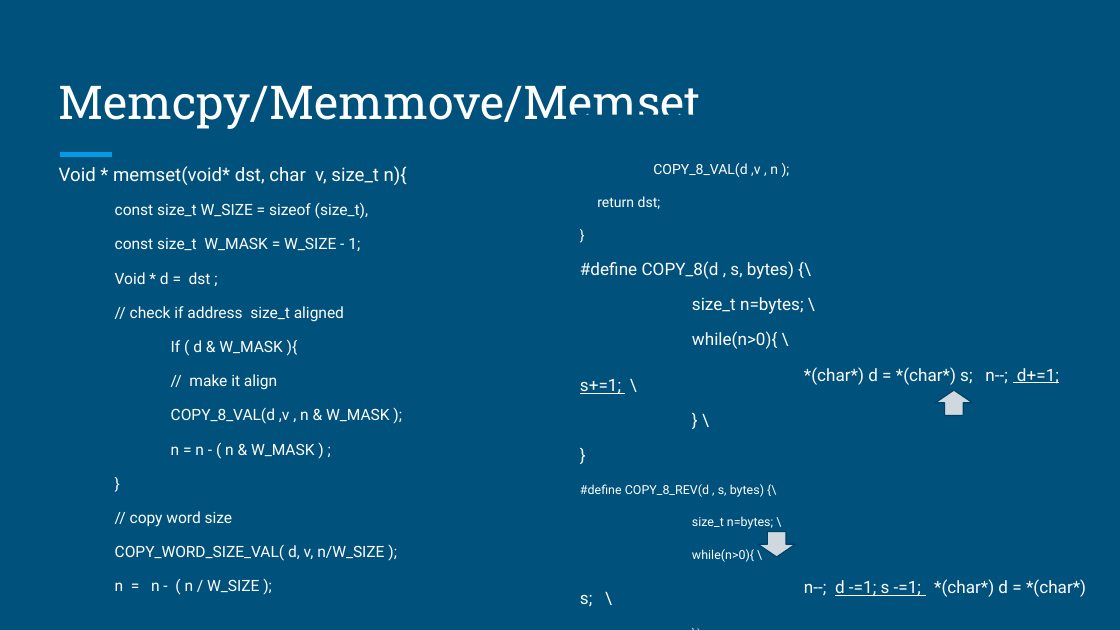
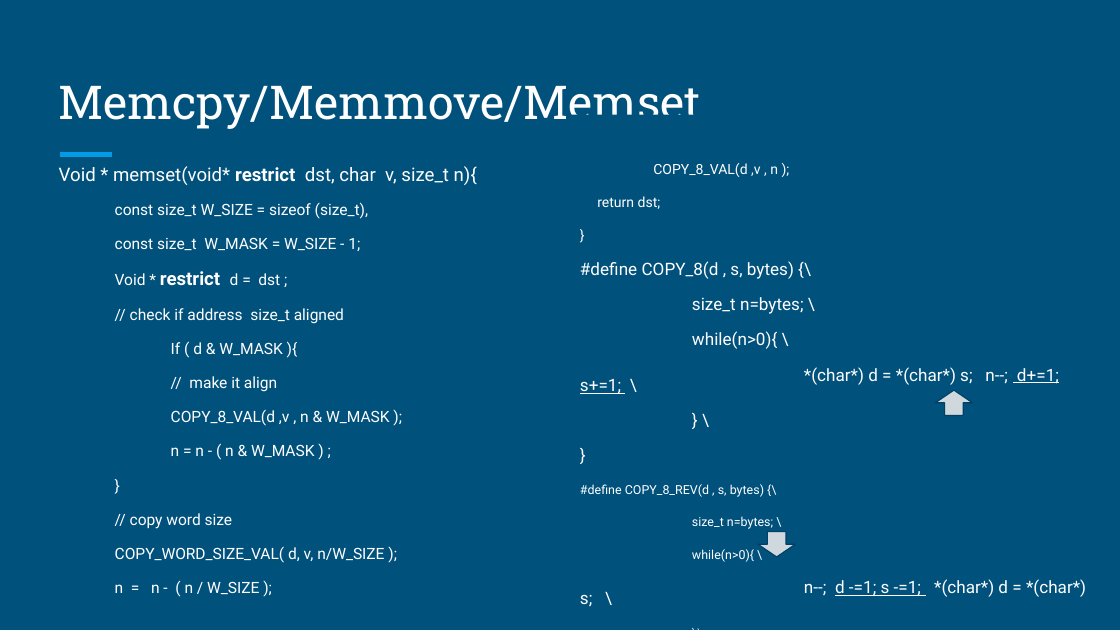
Before and after one commit to jayeshpatel8/Linux-Kernel_U-boot, a slide deck: slide 19 of Linux_Kernel.pptx. Drawn at 1120x630 pixels with LibreOffice and Linux fonts; fonts in the diff are those of the drawing. Boxes give left, top, right and bottom in pixels: in the first picture for what was removed or moved away, otherwise in the second. Text is boxed around its words. In the diff, an @@ line names an element or a change of style, - is before the commit and + after.

```diff
--- a/Linux_Kernel.pptx
+++ b/Linux_Kernel.pptx
@@ text at bbox=[59, 166, 477, 185]: text changed @@
-Void * memset(void* dst, char v, size_t n){
+Void * memset(void* restrict dst, char v, size_t n){
@@ text at bbox=[115, 271, 280, 285]: text changed @@
-Void * d = dst ;
+Void * restrict d = dst ;
```
Also in this commit, not shown: 2 other slides changed, 3 slides added.
